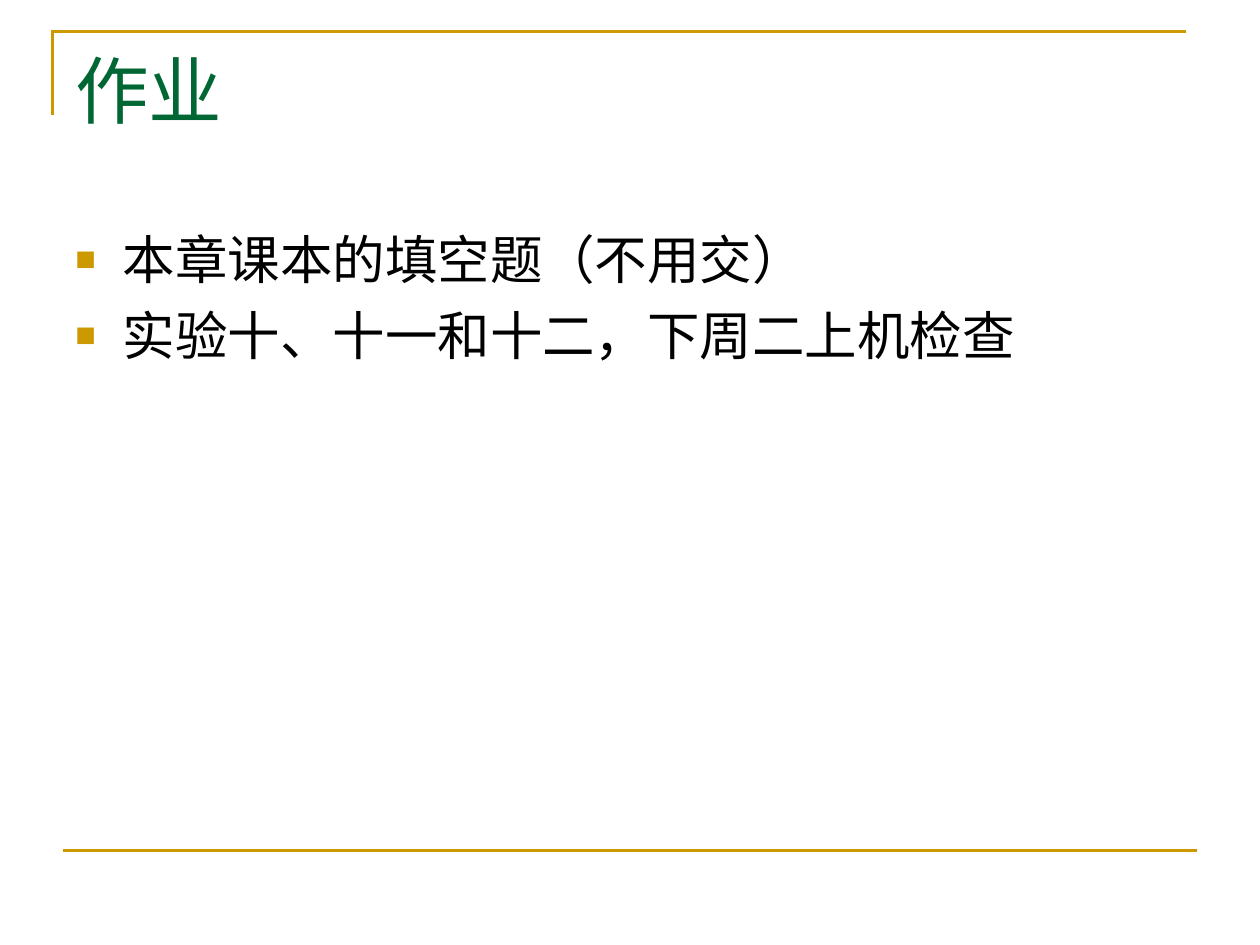
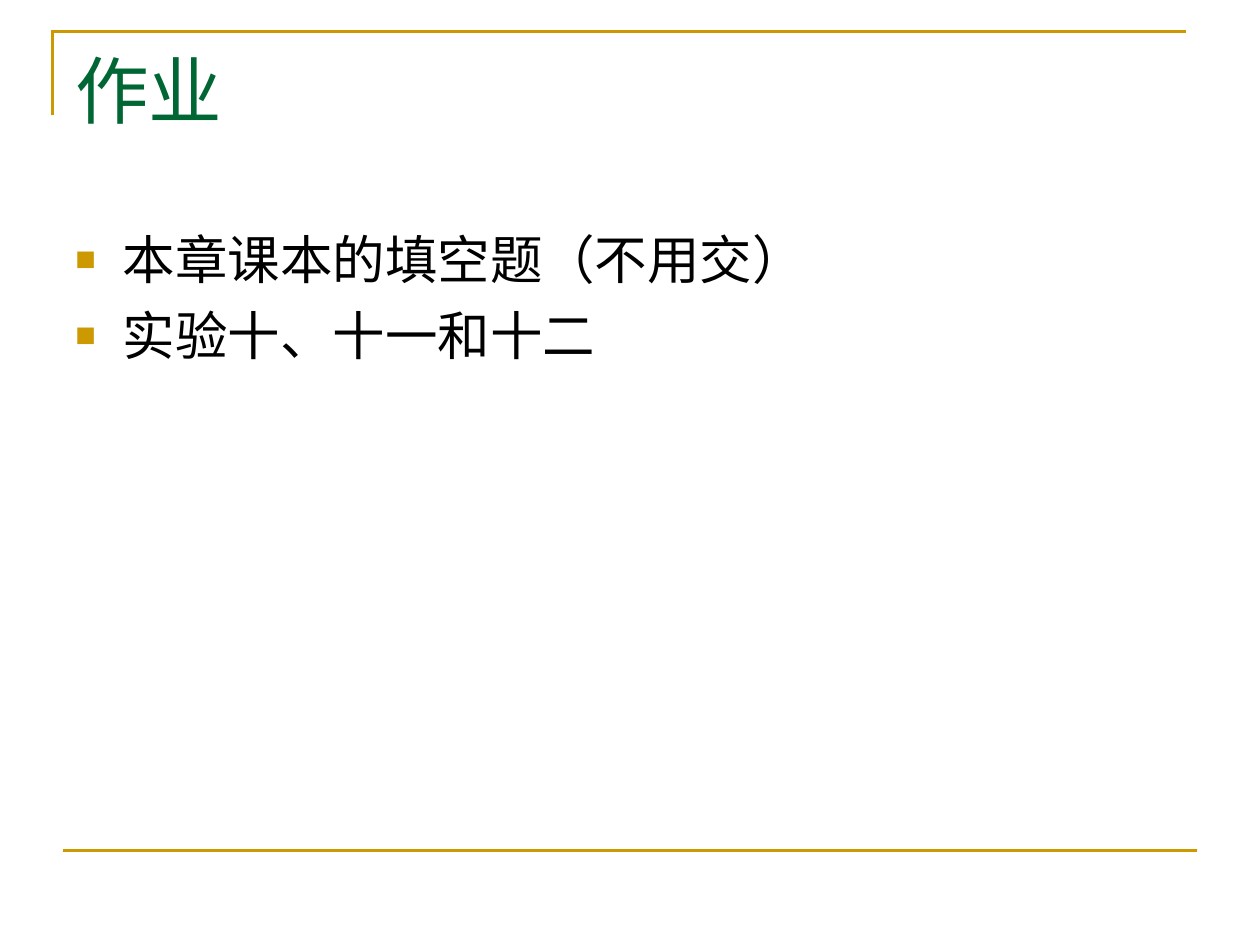
Before and after one commit to Changhe160/Changhe160.github.io, a slide deck: slide 67 of teachingRes/Cplusplus/unit04类与对象.ppt. Drawn at 1260x945 pixels with LibreOffice and Linux fonts; fonts in the diff are those of the drawing. Boxes give left, top, right and bottom in pixels: in the first picture for what was removed or moved away, otherwise in the second. Text is boxed around its words. In the diff, an @@ line names an element or a change of style, - is before the commit and + after.

```diff
--- a/teachingRes/Cplusplus/unit04类与对象.ppt
+++ b/teachingRes/Cplusplus/unit04类与对象.ppt
@@ text at [123,310,595,360]: text changed @@
-■ 实验十、十一和十二，下周二上机检查
+■ 实验十、十一和十二
```
Also in this commit, not shown: 9 other slides changed, 2 slides added, 1 slide removed, 1 other file.
